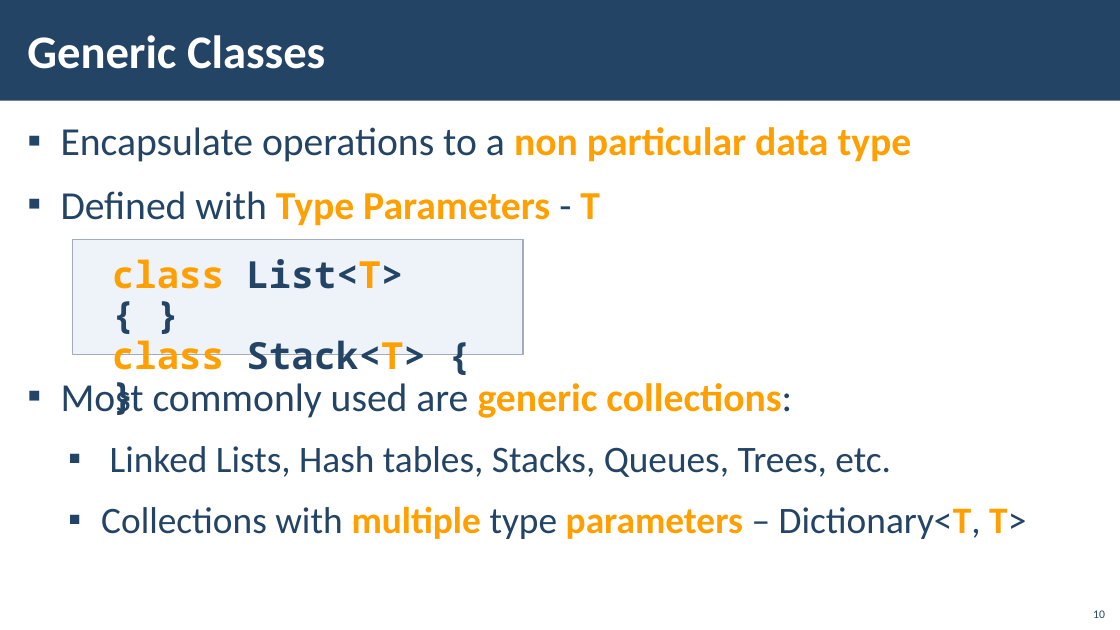
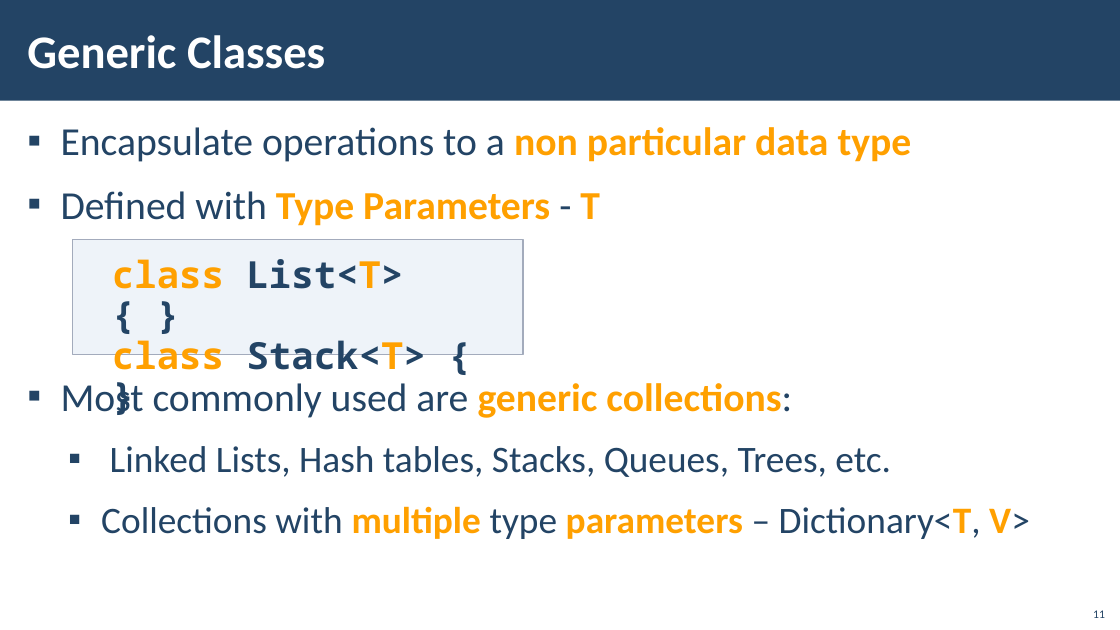
Before and after one commit to BiserHristov/SoftUni, a slide deck: slide 11 of 03. C# Advanced/01. C# Advanced/09. Generics/08. CSharp-Advanced-Generics.pptx (slide 10 before the commit). Drawn at 1120x630 pixels with LibreOffice and Linux fonts; fonts in the diff are those of the drawing; background and template pictures are left out. Boxes give left, top, right and bottom in pixels: in the first picture for what was removed or moved away, otherwise in the second. Text is boxed around its words. In the diff, an @@ line names an element or a change of style, - is before the commit and + after.

```diff
--- a/03. C# Advanced/01. C# Advanced/09. Generics/08. CSharp-Advanced-Generics.pptx
+++ b/03. C# Advanced/01. C# Advanced/09. Generics/08. CSharp-Advanced-Generics.pptx
@@ text at (101,506,1030,539): text changed @@
-  ▪ Collections with multiple type parameters – Dictionary<T, T>
+  ▪ Collections with multiple type parameters – Dictionary<T, V>
@@ page number at (1093,610,1105,618): text changed @@
-10
+11
```
Also in this commit, not shown: 3 other slides changed, 2 slides added, 1 other file.
